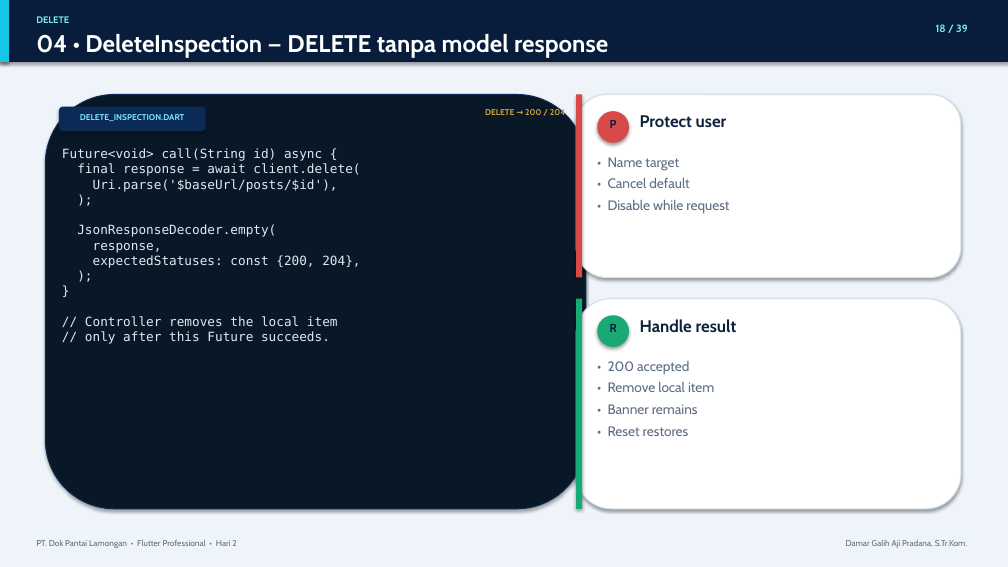
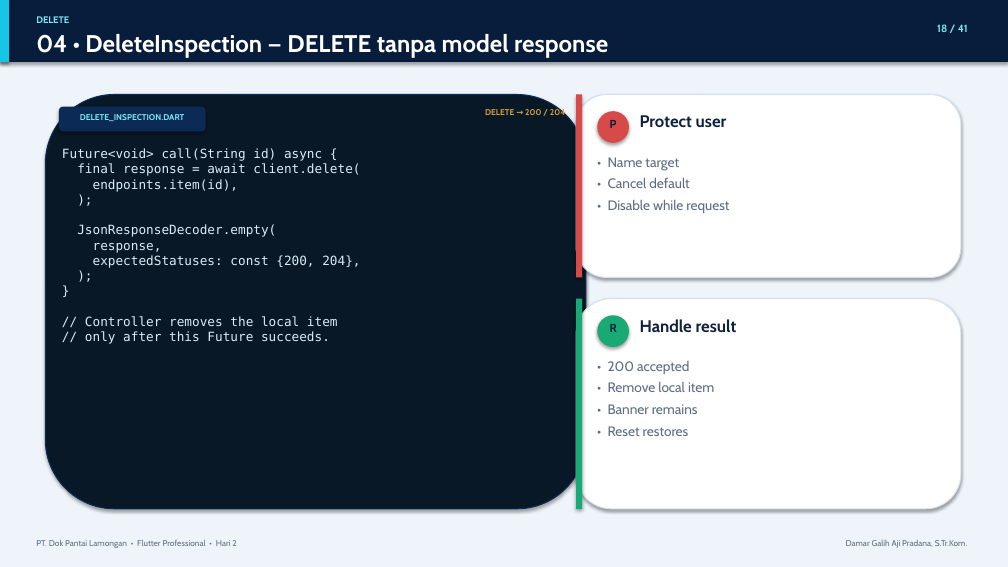
Before and after one commit to D4marp/Inspection-Flutter-DPL, a slide deck: slide 18 of Hari_2_Flutter_Professional.pptx. Drawn at 1008x567 pixels with LibreOffice and Linux fonts; fonts in the diff are those of the drawing. Boxes give left, top, right and bottom in pixels: in the first picture for what was removed or moved away, otherwise in the second. Text is boxed around its words. In the diff, an @@ line names an element or a change of style, - is before the commit and + after.

```diff
--- a/Hari_2_Flutter_Professional.pptx
+++ b/Hari_2_Flutter_Professional.pptx
@@ text at bbox=[937, 24, 968, 32]: text changed @@
-18 / 39
+18 / 41
@@ text at bbox=[62, 148, 360, 344]: text changed @@
-Future<void> call(String id) async {
-final response = await client.delete(
-Uri.parse('$baseUrl/posts/$id'),
-);
-JsonResponseDecoder.empty(
-response,
-expectedStatuses: const {200, 204},
-);
-}
-// Controller removes the local item
-// only after this Future succeeds.
+Future<void> call(String id) async {
+final response = await client.delete(
+endpoints.item(id),
+);
+JsonResponseDecoder.empty(
+response,
+expectedStatuses: const {200, 204},
+);
+}
+// Controller removes the local item
+// only after this Future succeeds.
```
Also in this commit, not shown: 38 other slides changed, 2 slides added, 20 other files.
